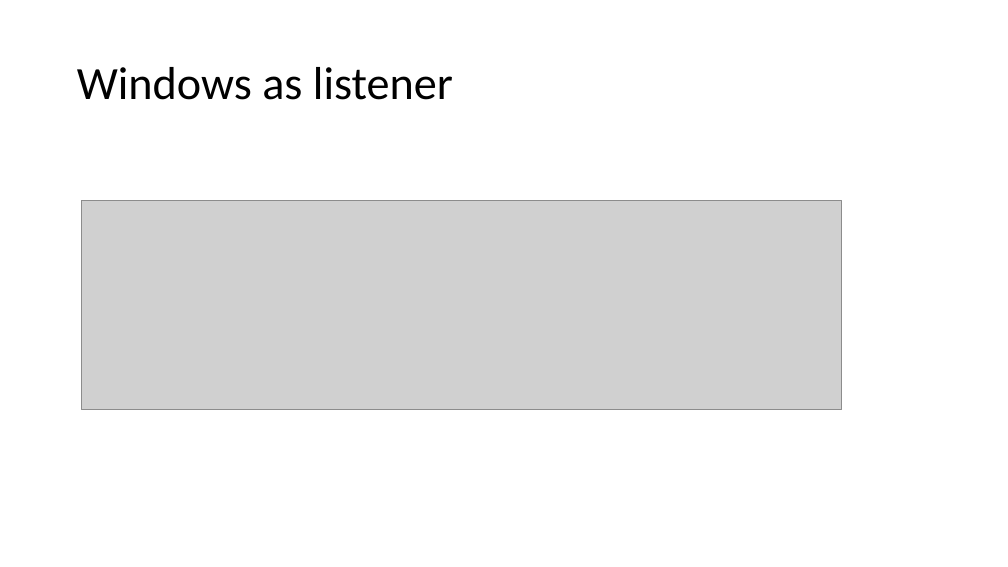
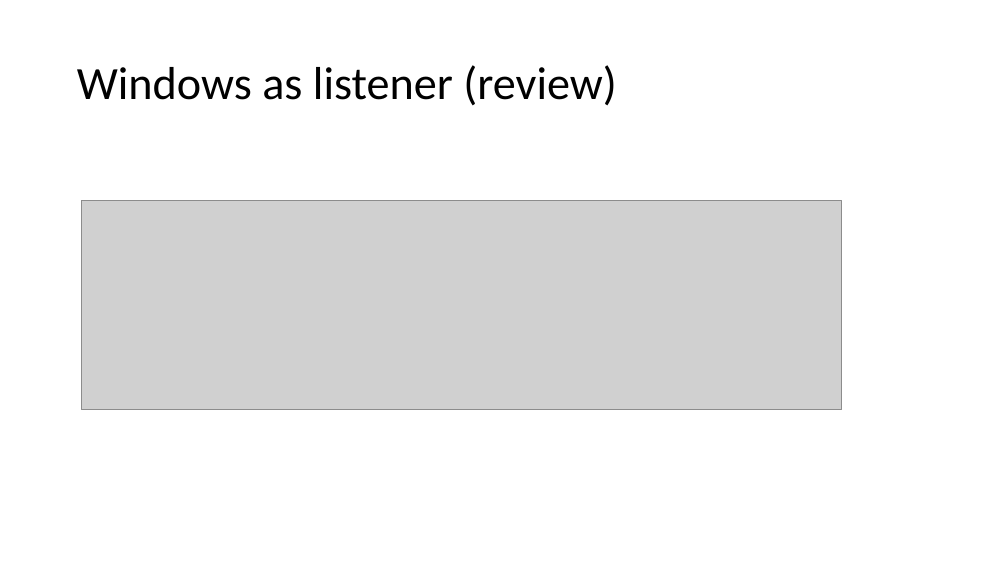
Before and after one commit to frankwxu/digital-forensics-lab, a slide deck: slide 27 of Basic_Computer_Skills_for_Forensics/7_USB_Image_Acquisition.pptx. Drawn at 1008x567 pixels with LibreOffice and Linux fonts; fonts in the diff are those of the drawing; grey boxes stand for pictures; background and template pictures are left out. Boxes give left, top, right and bottom in pixels: in the first picture for what was removed or moved away, otherwise in the second. Text is boxed around its words. In the diff, an @@ line names an element or a change of style, - is before the commit and + after.

```diff
--- a/Basic_Computer_Skills_for_Forensics/7_USB_Image_Acquisition.pptx
+++ b/Basic_Computer_Skills_for_Forensics/7_USB_Image_Acquisition.pptx
@@ title at <box>77,65,616,106</box>: text changed @@
-Windows as listener
+Windows as listener (review)
```
Also in this commit, not shown: 2 other slides changed.
